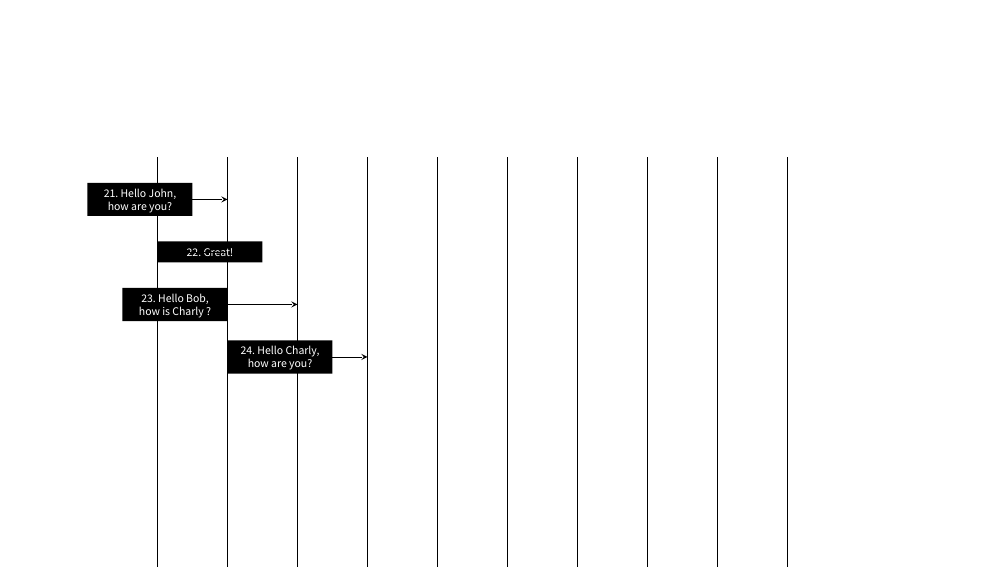
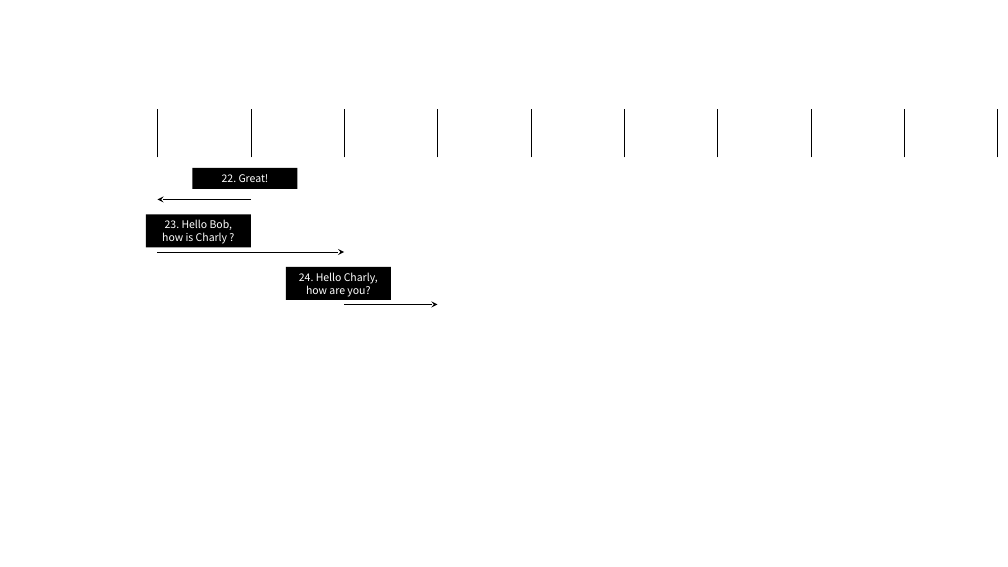
Before and after one commit to ShinguHan/myMermaidToPowerpoint, a slide deck: slide 4 of 1.pptx (slide 2 before the commit). Drawn at 1008x567 pixels with LibreOffice and Linux fonts; fonts in the diff are those of the drawing. Boxes give left, top, right and bottom in pixels: in the first picture for what was removed or moved away, otherwise in the second. Text is boxed around its words. In the diff, an @@ line names an element or a change of style, - is before the commit and + after.

```diff
--- a/1.pptx
+++ b/1.pptx
@@ rectangle removed at [105, 105, 210, 157] @@
@@ text added at [135, 119, 179, 144], 18 pt, text #FFFFFF @@
+appa
@@ line added from (157, 157) to (157, 109), #000000 0.5 pt @@
@@ rectangle removed at [175, 105, 280, 157] @@
@@ rectangle removed at [245, 105, 350, 157] @@
@@ text added at [246, 119, 256, 144], 18 pt, text #FFFFFF @@
+J
@@ line added from (251, 157) to (251, 109), #000000 0.5 pt @@
@@ rectangle removed at [315, 105, 420, 157] @@
@@ text added at [338, 119, 350, 144], 18 pt, text #FFFFFF @@
+B
@@ line added from (344, 157) to (344, 109), #000000 0.5 pt @@
@@ rectangle removed at [385, 105, 490, 157] @@
@@ text added at [431, 119, 443, 144], 18 pt, text #FFFFFF @@
+C
@@ line added from (438, 157) to (438, 109), #000000 0.5 pt @@
@@ rectangle removed at [455, 105, 560, 157] @@
@@ rectangle removed at [525, 105, 630, 157] @@
@@ text added at [526, 119, 536, 144], 18 pt, text #FFFFFF @@
+1
@@ line added from (531, 157) to (531, 109), #000000 0.5 pt @@
@@ rectangle removed at [595, 105, 700, 157] @@
@@ text added at [619, 119, 629, 144], 18 pt, text #FFFFFF @@
+2
@@ line added from (625, 157) to (625, 109), #000000 0.5 pt @@
@@ rectangle removed at [665, 105, 771, 157] @@
@@ text added at [712, 119, 722, 144], 18 pt, text #FFFFFF @@
+3
@@ line added from (718, 157) to (718, 109), #000000 0.5 pt @@
@@ rectangle removed at [735, 105, 840, 157] @@
@@ text added at [806, 119, 816, 144], 18 pt, text #FFFFFF @@
+4
@@ line added from (811, 157) to (811, 109), #000000 0.5 pt @@
@@ text added at [899, 119, 909, 144], 18 pt, text #FFFFFF @@
+5
@@ line added from (904, 157) to (904, 109), #000000 0.5 pt @@
@@ text added at [992, 119, 1002, 144], 18 pt, text #FFFFFF @@
+6
@@ line added from (997, 157) to (997, 109), #000000 0.5 pt @@
@@ line removed from (157, 157) to (157, 567) @@
@@ rectangle "22. Great!": place and size @@
-rectangle "22. Great!" at [157, 241, 262, 262]
+rectangle "22. Great!" at [193, 168, 298, 189]
@@ line removed from (228, 157) to (228, 567) @@
@@ line removed from (298, 157) to (298, 567) @@
@@ line removed from (368, 157) to (368, 567) @@
@@ line removed from (438, 157) to (438, 567) @@
@@ line removed from (507, 157) to (507, 567) @@
@@ line removed from (578, 157) to (578, 567) @@
@@ line removed from (647, 157) to (647, 567) @@
@@ line removed from (718, 157) to (718, 567) @@
@@ line removed from (788, 157) to (788, 567) @@
@@ rectangle removed at [88, 183, 193, 216] @@
-21. Hello John, how are you?
@@ arrow moved from (157, 200) - (228, 200) to (251, 200) - (157, 200) @@
@@ rectangle "23. Hello Bob, how is ...": place and size @@
-rectangle "23. Hello Bob, how is ..." at [123, 288, 228, 321]
+rectangle "23. Hello Bob, how is ..." at [146, 215, 251, 248]
@@ arrow moved from (157, 305) - (298, 305) to (157, 252) - (344, 252) @@
@@ arrow removed from (228, 252) to (157, 252) @@
@@ rectangle "24. Hello Charly, how are ...": place and size @@
-rectangle "24. Hello Charly, how are ..." at [228, 340, 333, 374]
+rectangle "24. Hello Charly, how are ..." at [286, 267, 391, 300]
@@ arrow moved from (298, 357) - (368, 357) to (344, 305) - (438, 305) @@
```
Also in this commit, not shown: 1 other slide changed, 2 slides added, 7 other files.
